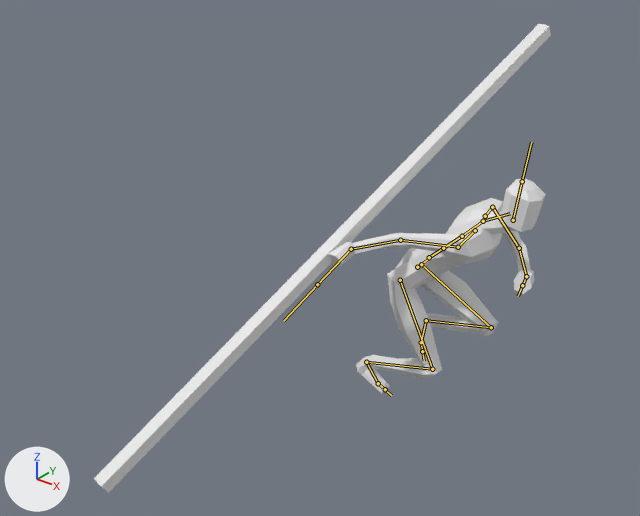
Before and after pictures for a commit that changed the FBX model ProjectTree/Assets/Art/TreeMCAnim.fbx.
Rendered twice from a 50 mm lens placed at (3.02, -3.28, 2.6), pointed at (0.74, -0.43, 0.83). Arrows for +X, +Y and +Z are at lower left; the lights stay in place. Both versions are drawn at frame 61 of the action 'Armature|ArmatureAction'; the numbers are the values there. The bones that bend it are drawn over the model as lines.
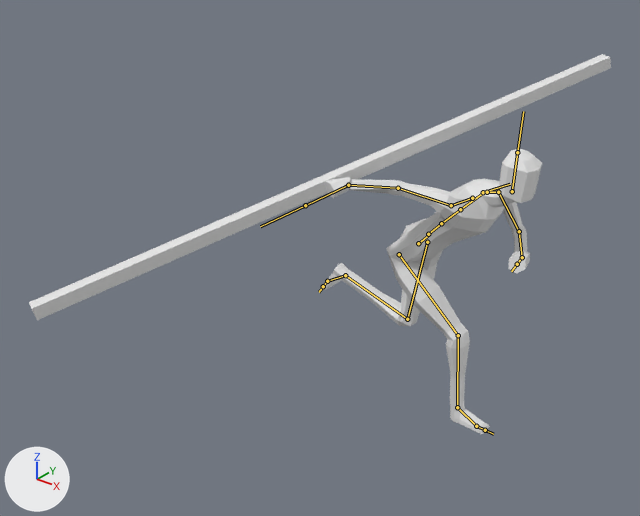
Changed parts and their boxes [x1, y1, x2, y2] in the pictures (640 x 516 px):
```json
{"object": "Cube.001", "change": "posed", "before": [328, 178, 546, 394], "after": [320, 149, 542, 434], "on screen": "32% taller"}
{"object": "Cube", "change": "posed", "before": [94, 23, 551, 493], "after": [29, 54, 611, 320], "on screen": "27% wider, 43% shorter"}
{"bone": "mixamorig:Hips", "before": "(417, 267) to (430, 257)", "after": "(418, 243) to (429, 234)"}
{"bone": "mixamorig:Spine", "before": "(429, 257) to (443, 248)", "after": "(428, 234) to (441, 223)"}
{"bone": "mixamorig:Spine1", "before": "(443, 248) to (462, 236)", "after": "(441, 223) to (460, 209)"}
{"bone": "mixamorig:Spine2", "before": "(462, 236) to (482, 221)", "after": "(460, 209) to (482, 193)"}
{"bone": "mixamorig:Head", "before": "(513, 220) to (522, 181)", "after": "(512, 191) to (517, 152)"}
{"bone": "mixamorig:LeftArm", "before": "(492, 207) to (519, 248)", "after": "(498, 192) to (519, 231)"}
{"bone": "mixamorig:LeftForeArm", "before": "(519, 248) to (526, 276)", "after": "(519, 231) to (522, 257)"}
{"bone": "mixamorig:RightArm", "before": "(458, 247) to (400, 240)", "after": "(451, 205) to (398, 188)"}
{"bone": "mixamorig:LeftUpLeg", "before": "(421, 264) to (491, 327)", "after": "(427, 242) to (407, 319)"}
{"bone": "mixamorig:LeftLeg", "before": "(491, 327) to (426, 320)", "after": "(407, 319) to (345, 275)"}
{"bone": "mixamorig:LeftFoot", "before": "(426, 320) to (421, 342)", "after": "(345, 275) to (327, 281)"}
{"bone": "mixamorig:RightUpLeg", "before": "(400, 280) to (432, 369)", "after": "(399, 254) to (458, 335)"}
{"bone": "mixamorig:RightLeg", "before": "(432, 369) to (366, 362)", "after": "(458, 335) to (457, 407)"}
{"bone": "mixamorig:RightFoot", "before": "(366, 362) to (378, 383)", "after": "(457, 407) to (476, 426)"}
```

Edits to the scene script, one JSON object a line:
```json
{"block": "bone_mixamorig_hips", "where": "bone_mixamorig_hips = bpy.data.objects['Armature'].pose.bones['mixamorig:Hips']"}
{"op": "set", "path": "bone_mixamorig_hips.location", "old": "(0.996, -0.305, 0.0)", "new": "(0.996, -0.179, 0.0)"}
{"op": "set", "path": "bone_mixamorig_hips.rotation_quaternion", "old": "(0.645, 0.288, 0.664, -0.246)", "new": "(0.719, 0.315, 0.583, -0.211)", "note": "degrees (-43, 94, -88) -> degrees (59, 76, 15)"}
{"block": "bone_mixamorig_spine", "where": "bone_mixamorig_spine = bpy.data.objects['Armature'].pose.bones['mixamorig:Spine']  # child of 'mixamorig:Hips'"}
{"op": "set", "path": "bone_mixamorig_spine.rotation_quaternion", "old": "(0.999, 0.038, -0.001, 0.032)", "new": "(0.999, 0.016, -0.023, -0.032)", "note": "degrees (4, 0, 4) -> degrees (2, -3, -4)"}
{"block": "bone_mixamorig_spine1", "where": "bone_mixamorig_spine1 = bpy.data.objects['Armature'].pose.bones['mixamorig:Spine1']  # child of 'mixamorig:Spine'"}
{"op": "set", "path": "bone_mixamorig_spine1.rotation_quaternion", "old": "(0.997, -0.012, -0.076, -0.032)", "new": "(0.994, -0.008, -0.076, -0.082)", "note": "degrees (-1, -9, -4) -> degrees (0, -9, -9)"}
{"block": "bone_mixamorig_spine2", "where": "bone_mixamorig_spine2 = bpy.data.objects['Armature'].pose.bones['mixamorig:Spine2']  # child of 'mixamorig:Spine1'"}
{"op": "set", "path": "bone_mixamorig_spine2.rotation_quaternion", "old": "(0.985, 0.0, 0.173, 0.0)", "new": "(0.993, 0.0, 0.118, 0.0)", "note": "degrees (0, 20, 0) -> degrees (0, 14, 0)"}
{"block": "bone_mixamorig_head", "where": "bone_mixamorig_head = bpy.data.objects['Armature'].pose.bones['mixamorig:Head']  # child of 'mixamorig:Neck'"}
{"op": "set", "path": "bone_mixamorig_head.rotation_quaternion", "old": "(0.876, -0.453, -0.157, -0.038)", "new": "(0.878, -0.473, 0.052, 0.04)", "note": "degrees (-55, -18, 5) -> degrees (-57, 7, 1)"}
{"block": "bone_mixamorig_leftarm", "where": "bone_mixamorig_leftarm = bpy.data.objects['Armature'].pose.bones['mixamorig:LeftArm']  # child of 'mixamorig:LeftShoulder'"}
{"op": "set", "path": "bone_mixamorig_leftarm.rotation_quaternion", "old": "(0.75, 0.107, 0.084, 0.648)", "new": "(0.879, 0.078, 0.101, 0.459)", "note": "degrees (16, -1, 82) -> degrees (13, 6, 56)"}
{"block": "bone_mixamorig_leftforearm", "where": "bone_mixamorig_leftforearm = bpy.data.objects['Armature'].pose.bones['mixamorig:LeftForeArm']  # child of 'mixamorig:LeftArm'"}
{"op": "set", "path": "bone_mixamorig_leftforearm.rotation_quaternion", "old": "(0.849, 0.0, 0.0, 0.528)", "new": "(0.777, 0.0, 0.0, 0.629)", "note": "degrees (0, 0, 64) -> degrees (0, 0, 78)"}
{"block": "bone_mixamorig_rightarm", "where": "bone_mixamorig_rightarm = bpy.data.objects['Armature'].pose.bones['mixamorig:RightArm']  # child of 'mixamorig:RightShoulder'"}
{"op": "set", "path": "bone_mixamorig_rightarm.rotation_quaternion", "old": "(0.907, 0.161, 0.084, 0.379)", "new": "(0.892, 0.165, 0.078, 0.413)", "note": "degrees (21, 2, 46) -> degrees (21, 0, 50)"}
{"block": "bone_mixamorig_leftupleg", "where": "bone_mixamorig_leftupleg = bpy.data.objects['Armature'].pose.bones['mixamorig:LeftUpLeg']  # child of 'mixamorig:Hips'"}
{"op": "set", "path": "bone_mixamorig_leftupleg.rotation_quaternion", "old": "(0.577, 0.814, 0.061, -0.041)", "new": "(0.962, 0.255, -0.063, -0.07)", "note": "degrees (110, 8, 3) -> degrees (30, -5, -10)"}
{"block": "bone_mixamorig_leftleg", "where": "bone_mixamorig_leftleg = bpy.data.objects['Armature'].pose.bones['mixamorig:LeftLeg']  # child of 'mixamorig:LeftUpLeg'"}
{"op": "set", "path": "bone_mixamorig_leftleg.rotation_quaternion", "old": "(0.41, -0.908, 0.043, -0.079)", "new": "(0.708, -0.701, 0.011, -0.089)", "note": "degrees (-131, -6, -8) -> degrees (-89, -6, -8)"}
{"block": "bone_mixamorig_leftfoot", "where": "bone_mixamorig_leftfoot = bpy.data.objects['Armature'].pose.bones['mixamorig:LeftFoot']  # child of 'mixamorig:LeftLeg'"}
{"op": "set", "path": "bone_mixamorig_leftfoot.rotation_quaternion", "old": "(1.0, 0.018, 0.0, 0.0)", "new": "(0.989, -0.148, 0.0, 0.0)", "note": "degrees (2, 0, 0) -> degrees (-17, 0, 0)"}
{"block": "bone_mixamorig_rightupleg", "where": "bone_mixamorig_rightupleg = bpy.data.objects['Armature'].pose.bones['mixamorig:RightUpLeg']  # child of 'mixamorig:Hips'"}
{"op": "set", "path": "bone_mixamorig_rightupleg.rotation_quaternion", "old": "(0.834, 0.55, 0.0, -0.029)", "new": "(0.724, 0.678, -0.127, -0.014)", "note": "degrees (67, 2, -3) -> degrees (87, -9, -11)"}
{"block": "bone_mixamorig_rightleg", "where": "bone_mixamorig_rightleg = bpy.data.objects['Armature'].pose.bones['mixamorig:RightLeg']  # child of 'mixamorig:RightUpLeg'"}
{"op": "set", "path": "bone_mixamorig_rightleg.rotation_quaternion", "old": "(0.707, -0.707, -0.006, 0.006)", "new": "(0.957, -0.291, -0.003, 0.009)", "note": "degrees (-90, 0, 1) -> degrees (-34, 0, 1)"}
{"block": "bone_mixamorig_rightfoot", "where": "bone_mixamorig_rightfoot = bpy.data.objects['Armature'].pose.bones['mixamorig:RightFoot']  # child of 'mixamorig:RightLeg'"}
{"op": "set", "path": "bone_mixamorig_rightfoot.rotation_quaternion", "old": "(0.93, 0.369, 0.0, 0.0)", "new": "(0.996, -0.086, 0.0, 0.0)", "note": "degrees (43, 0, 0) -> degrees (-10, 0, 0)"}
```
